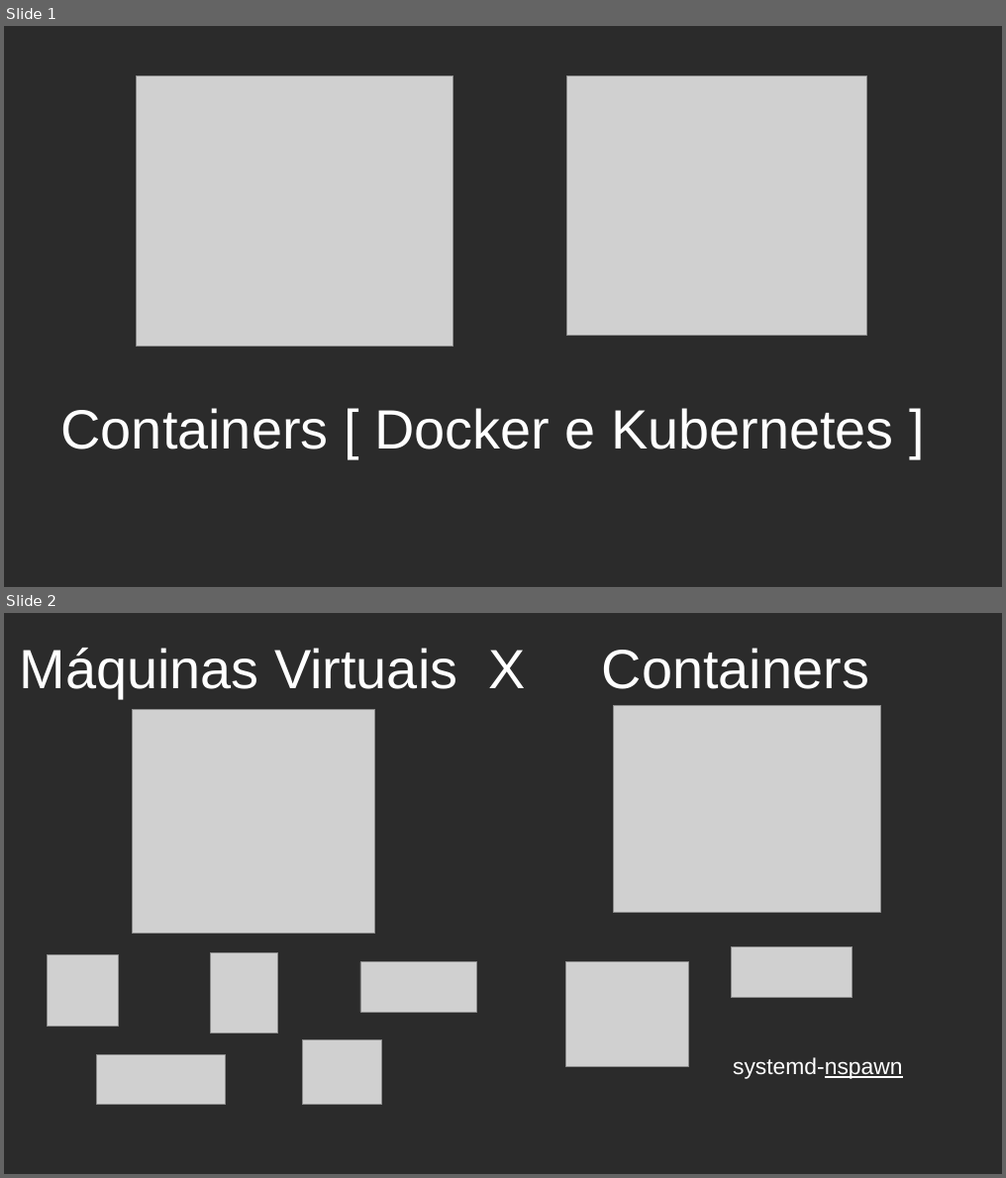
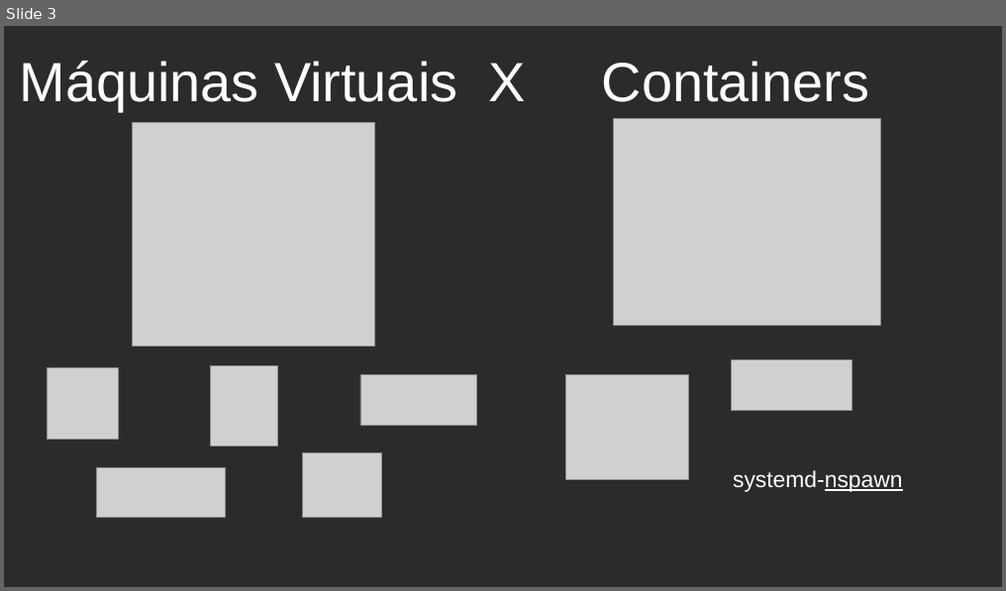
Before and after one commit to celsonery/kubernetes-docs, a slide deck: apresentacao_docker_kubernetes/apresentacao.odp. Shown one above the other, each under a label of ours: slides 1 and 2 before the commit, slide 3 after it. The pictures are 1006x1178 and 1006x591 pixels, drawn with LibreOffice and Linux fonts; fonts in the diff are those of the drawing; grey boxes stand for pictures; background and template pictures are left out; a plain dark background stands for a picture behind light text. Boxes give left, top, right and bottom in pixels: in the first picture for what was removed or moved away, otherwise in the second. Text is boxed around its words. In the diff, an @@ line names an element or a change of style, - is before the commit and + after.

```diff
--- a/apresentacao_docker_kubernetes/apresentacao.odp
+++ b/apresentacao_docker_kubernetes/apresentacao.odp
@@ slide 1 removed at (4,26,1002,587), background picture (left out) @@
@@ picture removed at (137,76,453,347) @@
@@ picture removed at (567,76,867,336) @@
@@ title removed at (61,408,894,450) @@
-Containers [ Docker e Kubernetes ]
@@ what was slide 2 is now slide 3 @@
```
Also in this commit, not shown: 2 slides added, 1 other file.
